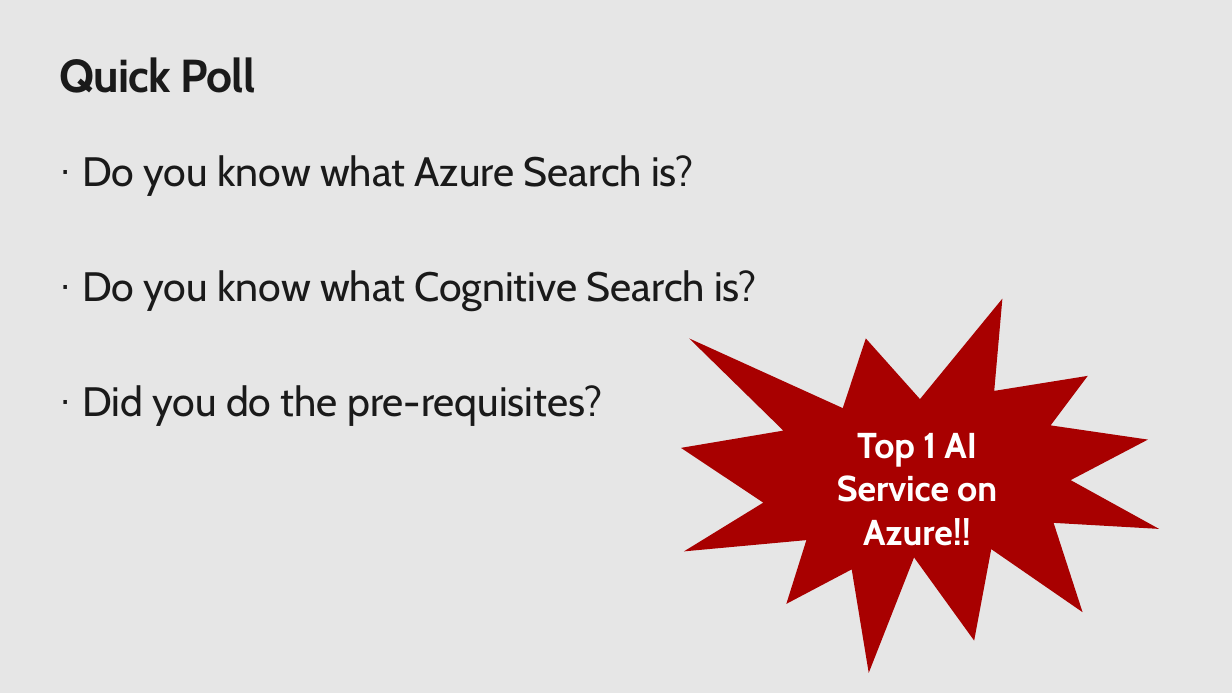
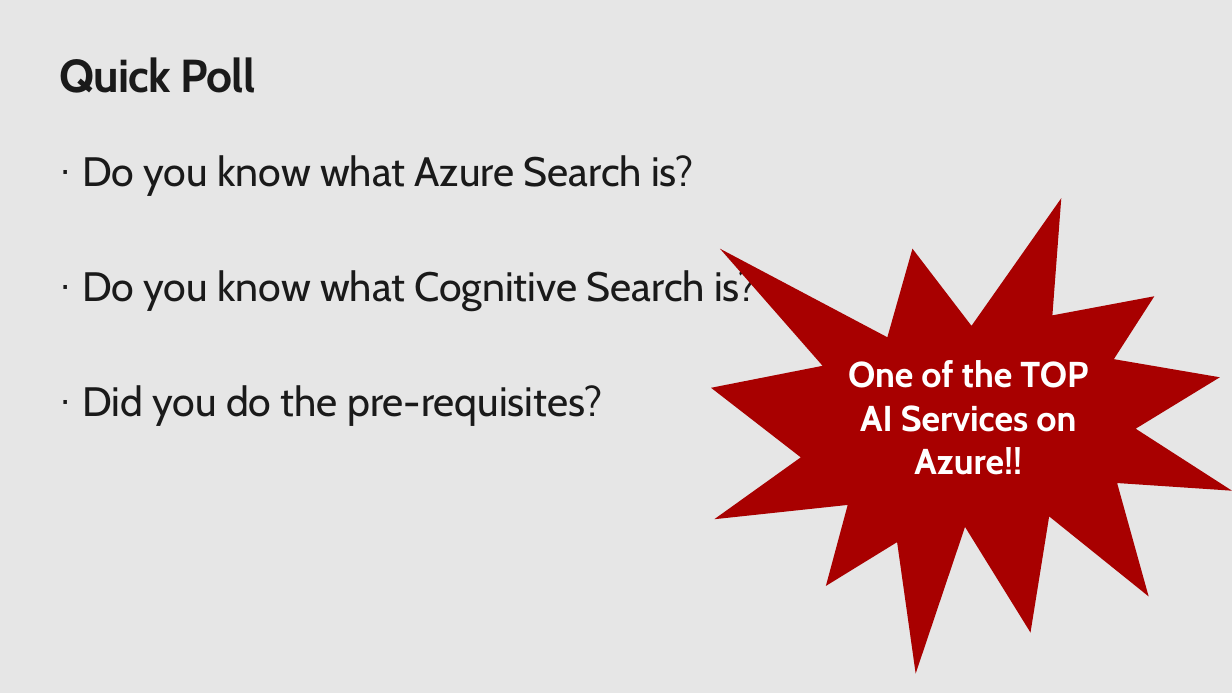
Before and after one commit to sandy366/LearnAI-KnowledgeMiningBootcamp, a slide deck: slide 3 of resources/instructor-notes/KMB-Opening.pptx. Drawn at 1232x693 pixels with LibreOffice and Linux fonts; fonts in the diff are those of the drawing; background and template pictures are left out. Boxes give left, top, right and bottom in pixels: in the first picture for what was removed or moved away, otherwise in the second. Text is boxed around its words. In the diff, an @@ line names an element or a change of style, - is before the commit and + after.

```diff
--- a/resources/instructor-notes/KMB-Opening.pptx
+++ b/resources/instructor-notes/KMB-Opening.pptx
@@ irregular seal "One of the TOP AI ...": place and size @@
-irregular seal "One of the TOP AI ..." at bbox=[681, 299, 1159, 673]
+irregular seal "One of the TOP AI ..." at bbox=[712, 199, 1232, 675]
@@ text in irregular seal at bbox=[848, 360, 1088, 475]: text changed @@
-Top 1 AI Service on Azure!!
+One of the TOP AI Services on Azure!!
```
Also in this commit, not shown: 3 other slides changed, 2 slides removed.
